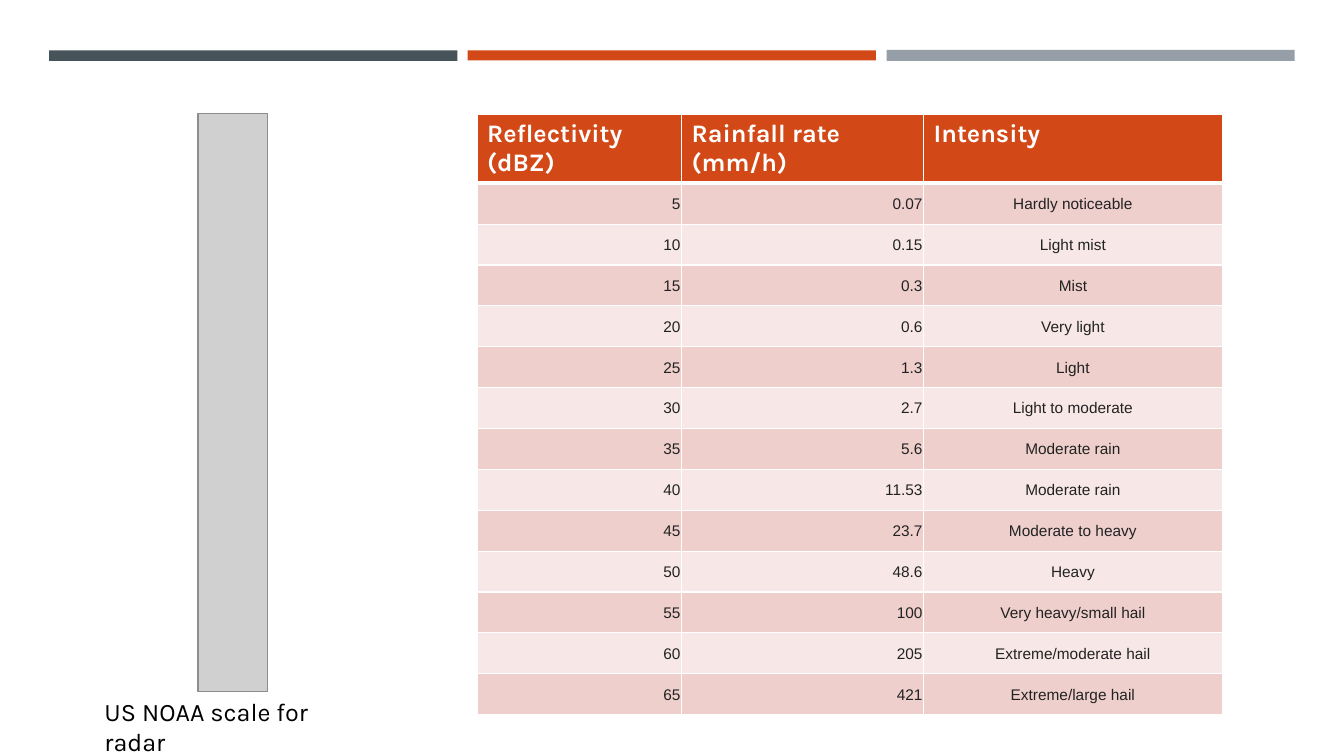
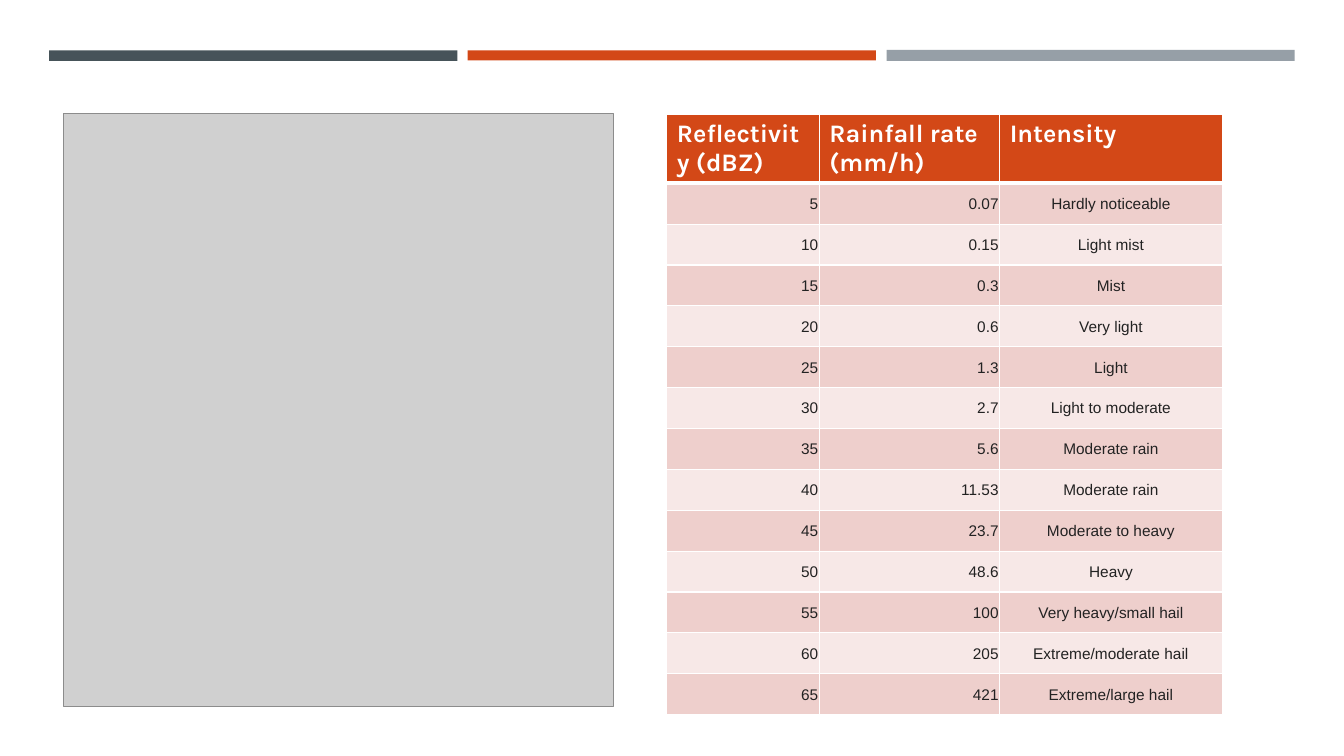
Before and after one commit to vlouf/ICSHMO_2022, a slide deck: slide 11 of 01 - Introduction/Part 1 - Radar general concepts.pptx (slide 10 before the commit). Drawn at 1344x756 pixels with LibreOffice and Linux fonts; fonts in the diff are those of the drawing; grey boxes stand for pictures. Boxes give left, top, right and bottom in pixels: in the first picture for what was removed or moved away, otherwise in the second. Text is boxed around its words. In the diff, an @@ line names an element or a change of style, - is before the commit and + after.

```diff
--- a/01 - Introduction/Part 1 - Radar general concepts.pptx
+++ b/01 - Introduction/Part 1 - Radar general concepts.pptx
@@ picture added at box(64, 114, 614, 707) @@
@@ picture removed at box(198, 114, 267, 692) @@
@@ table: place and size @@
-table at box(477, 114, 1222, 707)
+table at box(667, 114, 1223, 716)
@@ text removed at box(104, 703, 307, 752) @@
-US NOAA scale for radar
```
Also in this commit, not shown: 2 other slides changed, 3 slides added, 3 other files.
